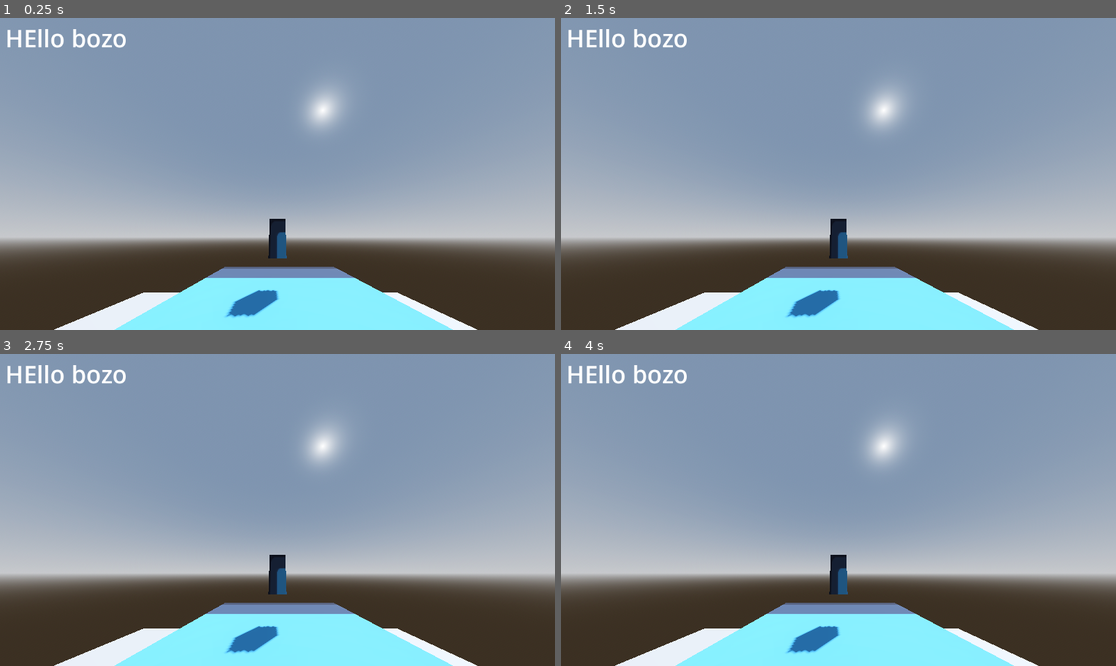
Above: before the commit, frames 1-4 (two rows, left to right).
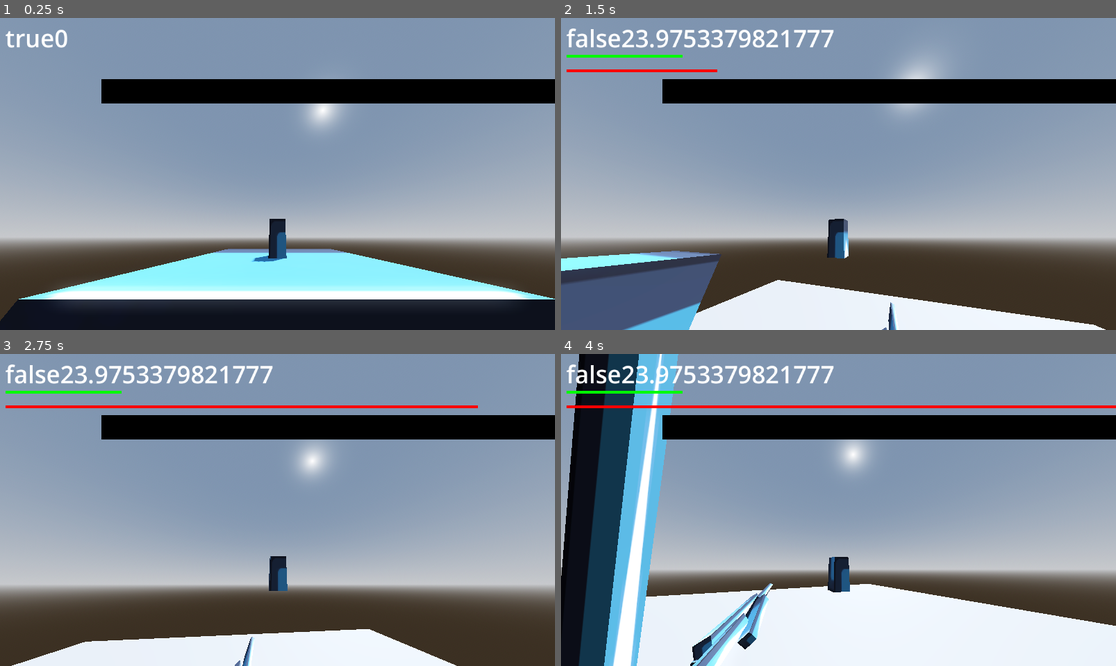
Above: after the commit, the same moments.

Repository: EricXu1728/Godot4SourceEngineMovement
Game: Godot game, scene res://tscns/level.tscn
Same seed, same stepped clock (60 frames per second), same inputs: the game is played once before the commit and once after it. The project has no main scene, so this scene is started directly. The engine's default icon, where the game draws it, is replaced by a stand-in: a white triangle on a blue panel in a dark square.
Inputs (mouse positions are in pixels of both pictures, inside the frame that each line leads up to):
- Up to frame 1 (0.25 s): no input
- Up to frame 2 (1.5 s): tap Enter at 0.5 s; move the mouse to (838, 174) at 0.52 s; press the mouse at (838, 174) at 0.53 s; hold D (move_right) 0.53-1.28 s; tap Space (jump) at 0.77 s; move the mouse to (810, 174) at 1.27 s; release the mouse at (810, 174) at 1.28 s; hold W (move_forward) from 1.28 s (still down); click (810, 174) at 1.35 s
- Up to frame 3 (2.75 s): keep holding W (move_forward); tap Space (jump) at 1.52 s; move the mouse to (288, 503) at 2.02 s; press the mouse at (288, 503) at 2.03 s; tap Ctrl (crouch) at 2.1 s
- Up to frame 4 (4 s): keep holding W (move_forward); move the mouse to (832, 516) at 2.77 s; release the mouse at (832, 516) at 2.78 s; click (832, 516) at 2.85 s; tap Space (jump) at 3.02, 3.77 s; move the mouse to (877, 513) at 3.52 s; press the mouse at (877, 513) at 3.53 s

The runs differ from the first frame. In frame 1, 25% of the frame differs, in the area x 0-100%, y 3-100%; in frame 2, 25%; in frame 3, 26%; in frame 4, 45%, in the area x 0-100%, y 0-100%.
Error before the commit: Parse Error: Could not resolve class "Player_Inputs". (res://Scripts/playerMovementScripts/player.gd:2)

Commit message:
Updated for godot 4.2

Diff:
--- a/Scripts/playerMovementScripts/Air.gd
+++ b/Scripts/playerMovementScripts/Air.gd
@@ -28,8 +28,8 @@
 	var forward = Vector3.FORWARD
 	var side = Vector3.LEFT
 
-	forward = forward.rotated(Vector3.UP, stats.camera.rotation.y)
-	side = side.rotated(Vector3.UP, stats.camera.rotation.y)
+	forward = forward.rotated(Vector3.UP, player.camera.rotation.y)
+	side = side.rotated(Vector3.UP, player.camera.rotation.y)
 
 	forward = forward.normalized()
 	side = side.normalized()
--- a/Scripts/playerMovementScripts/Run.gd
+++ b/Scripts/playerMovementScripts/Run.gd
@@ -14,7 +14,6 @@
 	if stats.on_floor:
 		WalkMove(delta)
 	else:
-		print("oh")
 
 		state_machine.transition_to("Air")
 
@@ -31,8 +30,8 @@
 	var forward = Vector3.FORWARD
 	var side = Vector3.LEFT
 
-	forward = forward.rotated(Vector3.UP, stats.camera.rotation.y)
-	side = side.rotated(Vector3.UP, stats.camera.rotation.y)
+	forward = forward.rotated(Vector3.UP, player.camera.rotation.y)
+	side = side.rotated(Vector3.UP, player.camera.rotation.y)
 
 	forward = forward.normalized()
 	side = side.normalized()
--- a/Scripts/playerMovementScripts/player.gd
+++ b/Scripts/playerMovementScripts/player.gd
@@ -13,8 +13,10 @@
 
 
 func _ready():
+	camera = get_node(stats.camPath)
+
 	stats.on_floor = false
-	stats.camera = $TwistPivot #CHANGE WHEN YOU WANT TO MESS WITH CAMERA
+
 	spring.add_excluded_object(self.get_rid())
 
 
@@ -79,7 +81,7 @@
 	checkMotion.y  -= stats.ply_gravity * get_delta_time() * get_delta_time()
 
 	var testcol := move_and_collide(checkMotion, true)
-	print(testcol)
+	#print(testcol)
 	if testcol:
 		var testNormal = testcol.get_normal()
 		if testNormal.angle_to(up_direction) < stats.ply_maxslopeangle:
--- a/Scripts/playerMovementScripts/player_inputs.gd
+++ b/Scripts/playerMovementScripts/player_inputs.gd
@@ -3,7 +3,7 @@
 #CODE THAT PARSES USER INPUT
 #just organized like this for organization's sake
 @export var stats: playerVariables
-
+var camera : Node3D
 
 
 func _ready():
@@ -30,8 +30,8 @@
 	stats.xlook = clamp(stats.xlook, stats.ply_maxlookangle_down, stats.ply_maxlookangle_up)
 
 func ViewAngles(delta):
-	stats.camera.rotation_degrees.x = stats.xlook
-	stats.camera.rotation_degrees.y = stats.ylook
+	camera.rotation_degrees.x = stats.xlook
+	camera.rotation_degrees.y = stats.ylook
 
 func InputKeys():
 	stats.sidemove += int(stats.ply_sidespeed) * (int(Input.get_action_strength("move_left") * 50))
--- a/Scripts/playerMovementScripts/player_vars.gd
+++ b/Scripts/playerMovementScripts/player_vars.gd
@@ -56,7 +56,7 @@
 @export var ylook : float
 @export var xlook : float
 
-@export var camera : Node3D
+@export var camPath : NodePath
 
 
 
--- a/player_vars.tres
+++ b/player_vars.tres
@@ -41,3 +41,4 @@
 forwardmove = 0.0
 ylook = 0.0
 xlook = 0.0
+camPath = NodePath("TwistPivot")
--- a/project.godot
+++ b/project.godot
@@ -11,14 +11,14 @@
 [application]
 
 config/name="Godot4SourceEngineMovement"
-config/features=PackedStringArray("4.0", "Forward Plus")
+config/features=PackedStringArray("4.2", "Forward Plus")
 config/icon="res://icon.svg"
 
 [input]
 
 click={
 "deadzone": 0.5,
-"events": [null, Object(InputEventMouseButton,"resource_loca …(217 unchanged characters)… 660, 96),"factor":1.0,"button_index":1,"pressed":true,"double_click":false,"script":null)
+"events": [null, Object(InputEventMouseButton,"resource_loca …(217 unchanged characters)… 660, 96),"factor":1.0,"button_index":1,"canceled":false,"pressed":true,"double_click":false,"script":null)
 ]
 }
 move_forward={
Not shown, added: tscns/lev36F7.tmp
